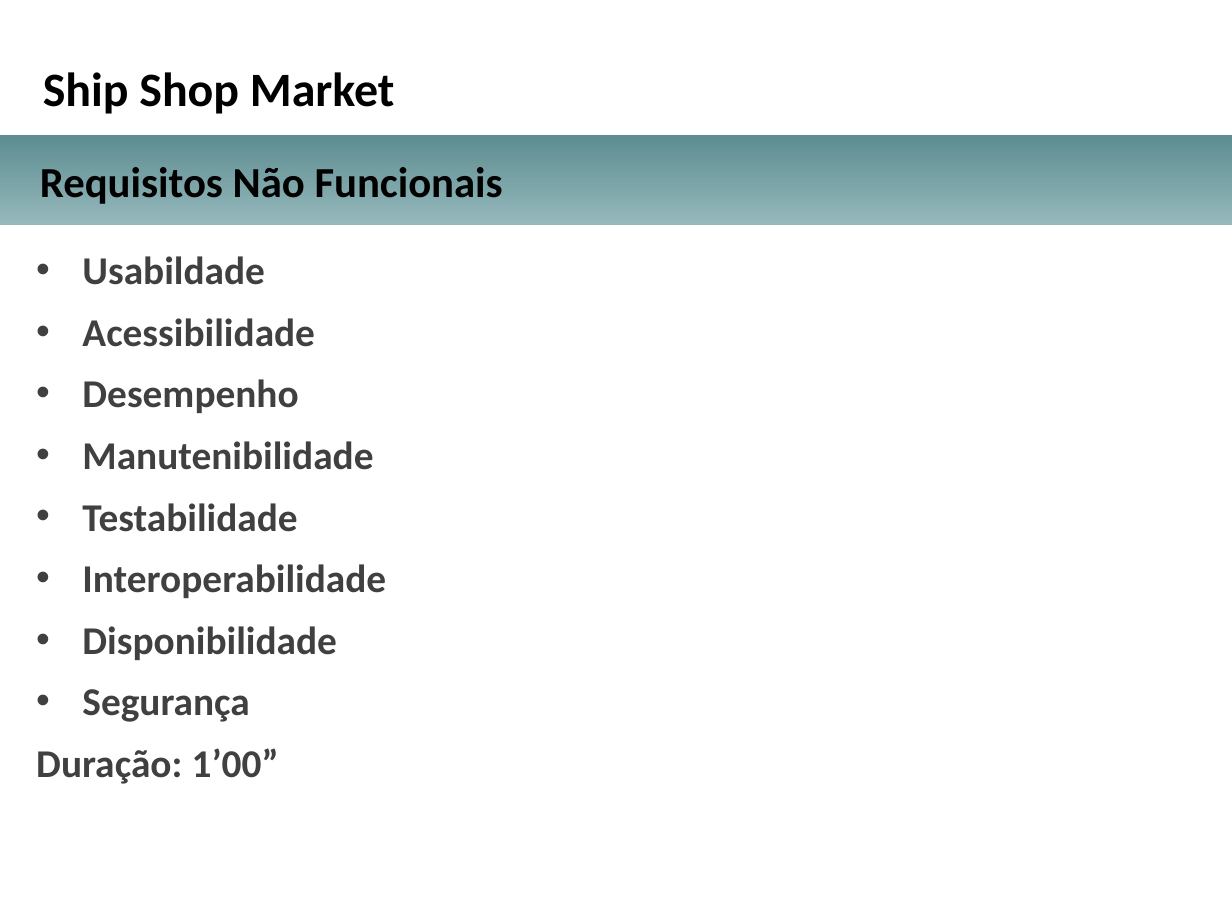
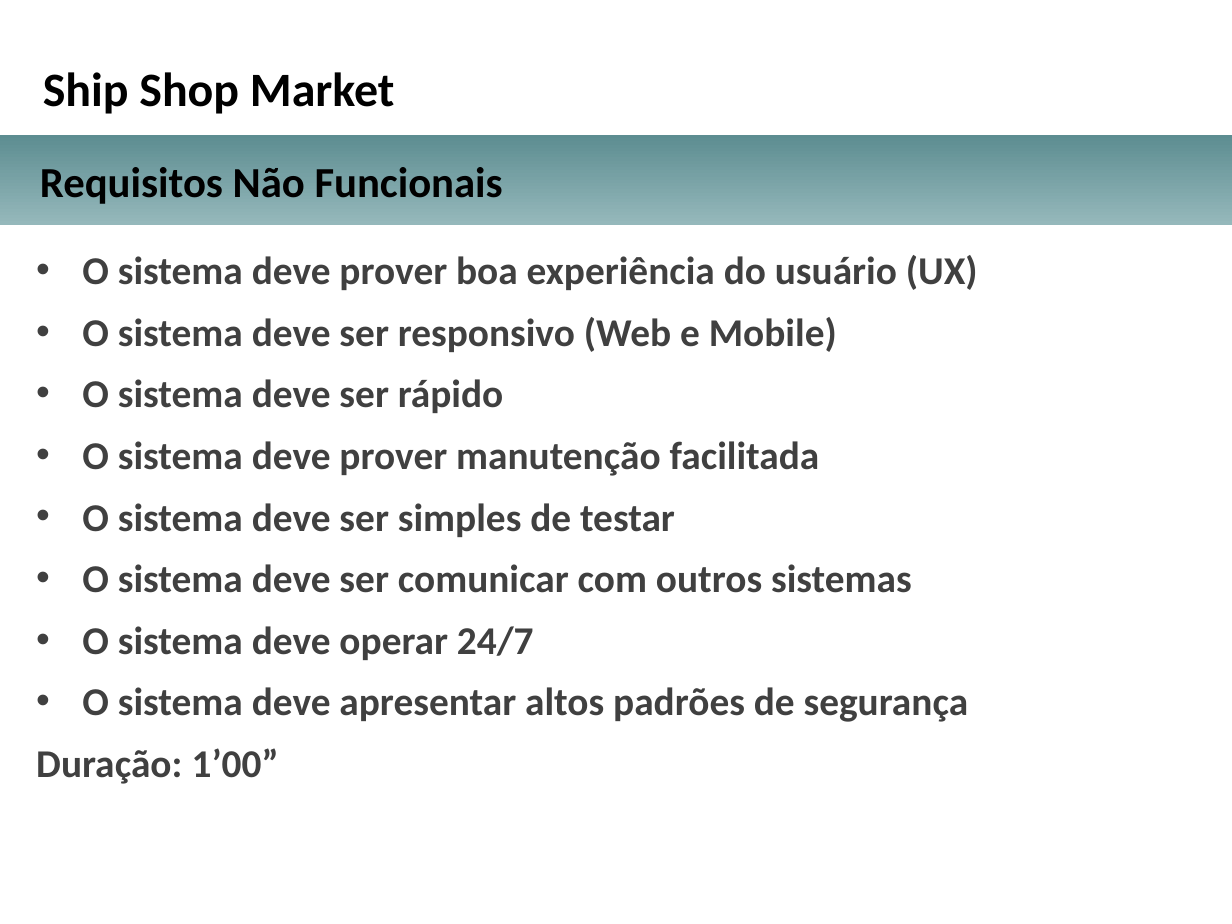
Before and after one commit to dvp333/tcc-arq-soft-dist, a slide deck: slide 4 of Enunciado e modelos/Orientação e Modelo para a Apresentação para a Banca/Apresentacao_projeto_arquitetural_TCC.pptx. Drawn at 1232x924 pixels with LibreOffice and Linux fonts; fonts in the diff are those of the drawing; background and template pictures are left out. Boxes give left, top, right and bottom in pixels: in the first picture for what was removed or moved away, otherwise in the second. Text is boxed around its words. In the diff, an @@ line names an element or a change of style, - is before the commit and + after.

```diff
--- a/Enunciado e modelos/Orientação e Modelo para a Apresentação para a Banca/Apresentacao_projeto_arquitetural_TCC.pptx
+++ b/Enunciado e modelos/Orientação e Modelo para a Apresentação para a Banca/Apresentacao_projeto_arquitetural_TCC.pptx
@@ text at bbox=[82, 255, 978, 722]: text changed @@
-• Usabildade
-• Acessibilidade
-• Desempenho
-• Manutenibilidade
-• Testabilidade
-• Interoperabilidade
-• Disponibilidade
-• Segurança
+• O sistema deve prover boa experiência do usuário (UX)
+• O sistema deve ser responsivo (Web e Mobile)
+• O sistema deve ser rápido
+• O sistema deve prover manutenção facilitada
+• O sistema deve ser simples de testar
+• O sistema deve ser comunicar com outros sistemas
+• O sistema deve operar 24/7
+• O sistema deve apresentar altos padrões de segurança
```
Also in this commit, not shown: 3 other slides changed.
